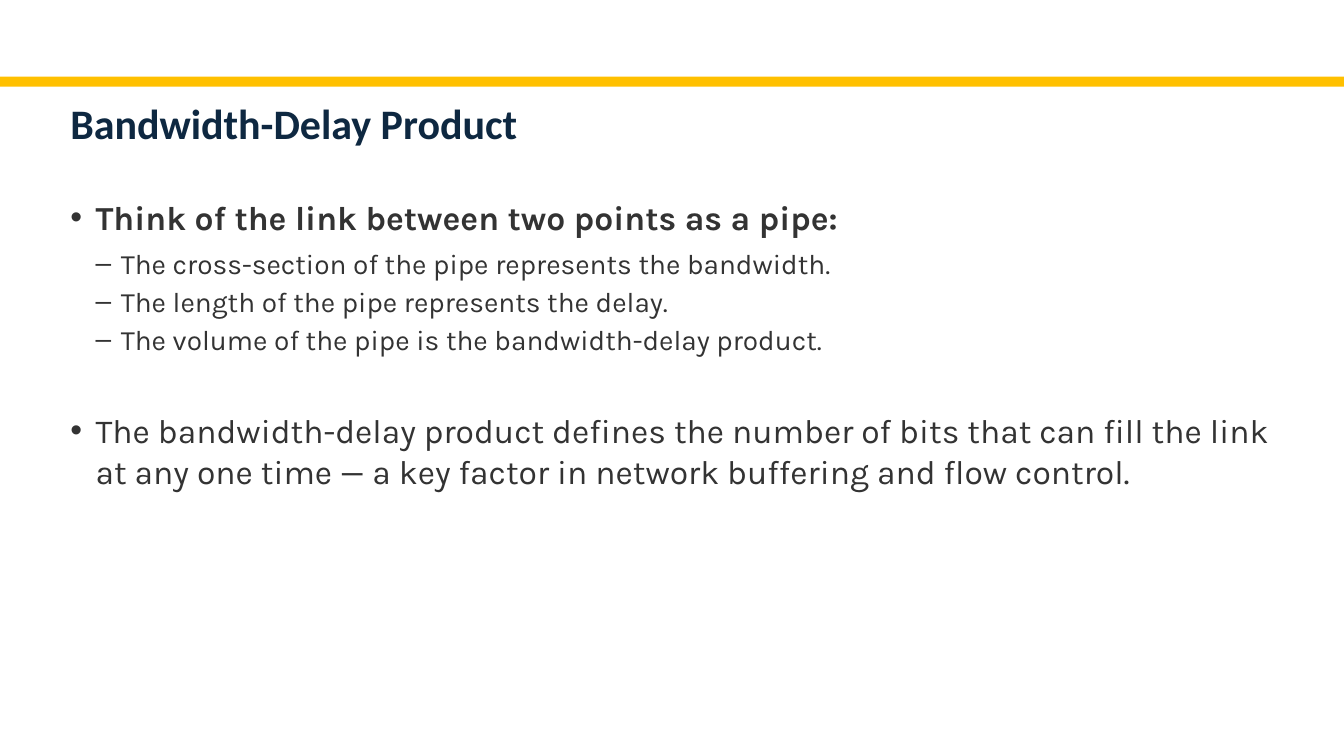
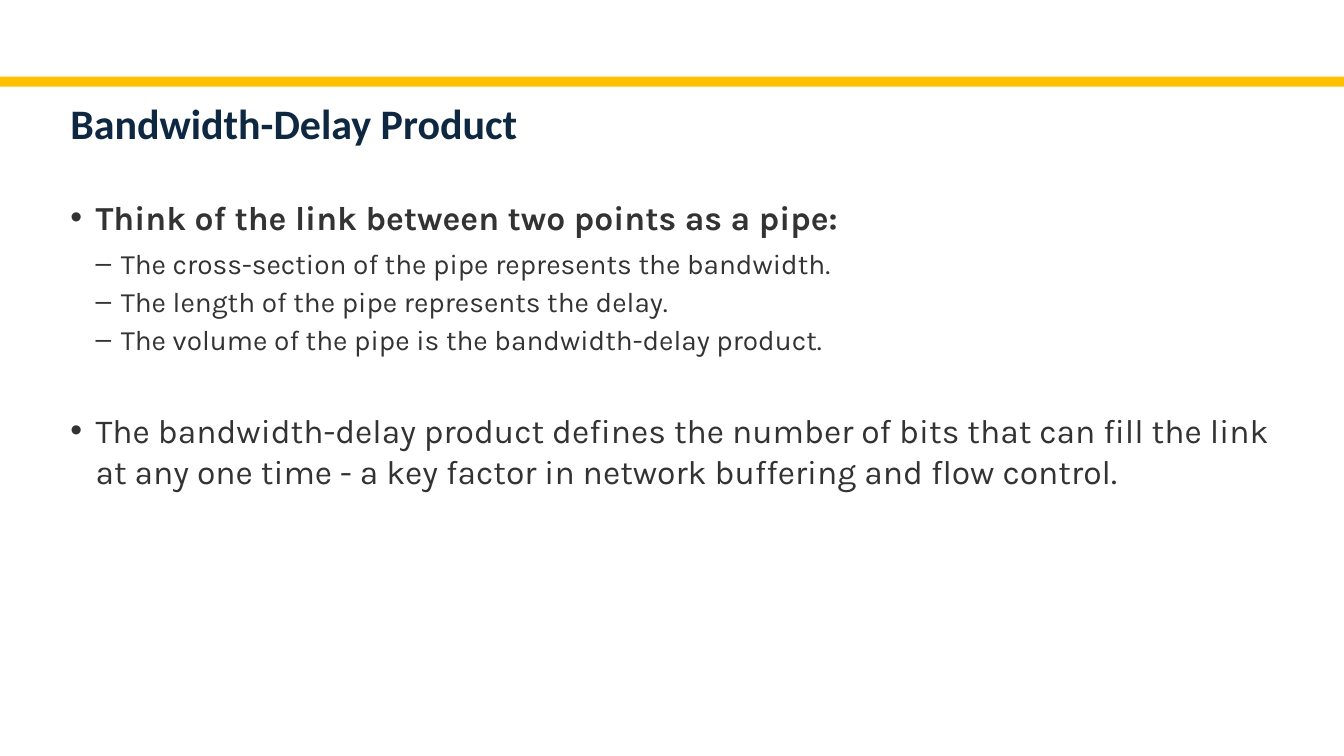
Before and after one commit to AvyuktGupta/clg, a slide deck: slide 16 of CN/Physical Layer.pptx. Drawn at 1344x756 pixels with LibreOffice and Linux fonts; fonts in the diff are those of the drawing; background and template pictures are left out. Boxes give left, top, right and bottom in pixels: in the first picture for what was removed or moved away, otherwise in the second. Text is boxed around its words. In the diff, an @@ line names an element or a change of style, - is before the commit and + after.

Commit message:
CN ppts; PC

```diff
--- a/CN/Physical Layer.pptx
+++ b/CN/Physical Layer.pptx
@@ text at [96, 420, 1269, 492]: text changed @@
-• The bandwidth-delay product defines the number of bits that can fill the link at any one time — a key factor in network buffering and flow control.
+• The bandwidth-delay product defines the number of bits that can fill the link at any one time - a key factor in network buffering and flow control.
```
Also in this commit, not shown: 2 other slides changed, 10 other files.
